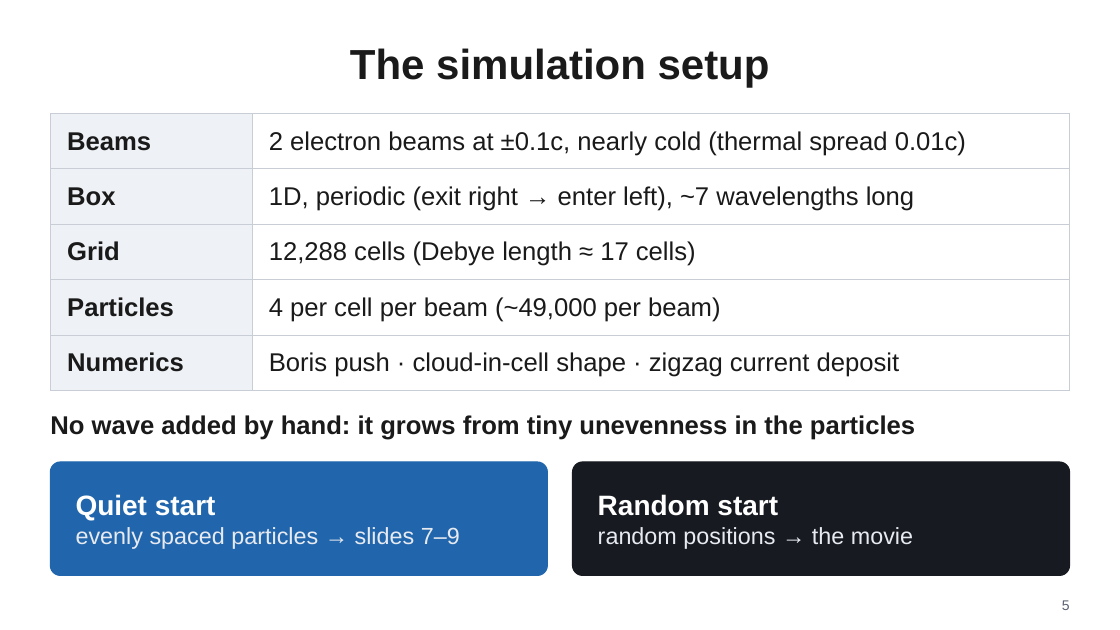
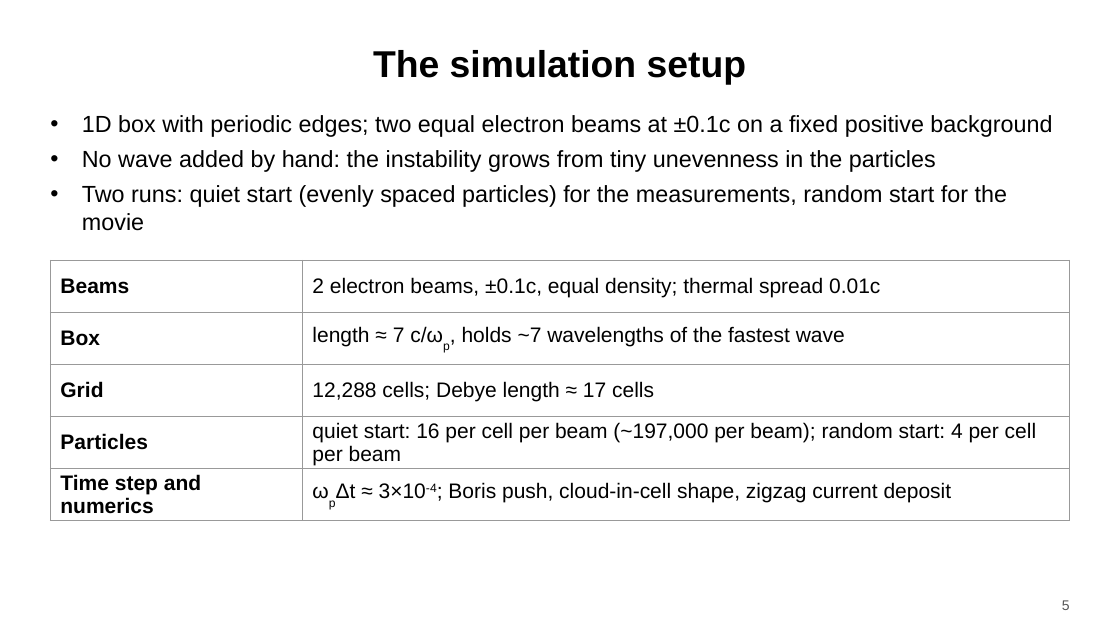
Before and after one commit to harry-wu-28/plasma, a slide deck: slide 5 of twostream/results/talk/twostream_talk.pptx. Drawn at 1120x630 pixels with LibreOffice and Linux fonts; fonts in the diff are those of the drawing. Boxes give left, top, right and bottom in pixels: in the first picture for what was removed or moved away, otherwise in the second. Text is boxed around its words. In the diff, an @@ line names an element or a change of style, - is before the commit and + after.

```diff
--- a/twostream/results/talk/twostream_talk.pptx
+++ b/twostream/results/talk/twostream_talk.pptx
@@ title "The simulation setup" at <box>373,50,747,85</box>: size 36 to 32 pt, text colour #1A1A1A to #000000 @@
@@ text added at <box>82,115,1052,231</box>, 20 pt, text #000000 @@
+• 1D box with periodic edges; two equal electron beams at ±0.1c on a fixed positive background
+• No wave added by hand: the instability grows from tiny unevenness in the particles
+• Two runs: quiet start (evenly spaced particles) for the measurements, random start for the movie
@@ table at <box>50,260,1070,518</box> @@
-row 1, column 2: 2 electron beams at ±0.1c, nearly cold (thermal spread 0.01c)
+row 1, column 2: 2 electron beams, ±0.1c, equal density; thermal spread 0.01c
-row 2, column 2: 1D, periodic (exit right → enter left), ~7 wavelengths long
+row 2, column 2: length ≈ 7 c/ωp, holds ~7 wavelengths of the fastest wave
-row 3, column 2: 12,288 cells (Debye length ≈ 17 cells)
+row 3, column 2: 12,288 cells; Debye length ≈ 17 cells
-row 4, column 2: 4 per cell per beam (~49,000 per beam)
+row 4, column 2: quiet start: 16 per cell per beam (~197,000 per beam); random start: 4 per cell per beam
-row 5, column 1: Numerics
+row 5, column 1: Time step and numerics
-row 5, column 2: Boris push · cloud-in-cell shape · zigzag current deposit
+row 5, column 2: ωpΔt ≈ 3×10-4; Boris push, cloud-in-cell shape, zigzag current deposit
@@ fill #EEF1F5 to none in 5 cells @@
@@ size 22 to 18 pt, text colour #1A1A1A to #000000 in "Beams", "Box", "Grid", "Particles" @@
@@ borders changed @@
@@ table: place and size @@
-table at <box>50,113,1070,381</box>
+table at <box>50,260,1070,518</box>
@@ text removed at <box>50,415,915,440</box> @@
-No wave added by hand: it grows from tiny unevenness in the particles
@@ rounded rectangle removed at <box>50,462,548,576</box> @@
@@ rounded rectangle removed at <box>573,462,1070,576</box> @@
@@ text removed at <box>76,494,460,549</box> @@
-Quiet start
-evenly spaced particles → slides 7–9
@@ text removed at <box>598,494,913,549</box> @@
-Random start
-random positions → the movie
@@ page number at <box>1062,600,1070,610</box>: text colour #596070 to #555555 @@
```
Also in this commit, not shown: 17 other slides changed, 16 other files.
